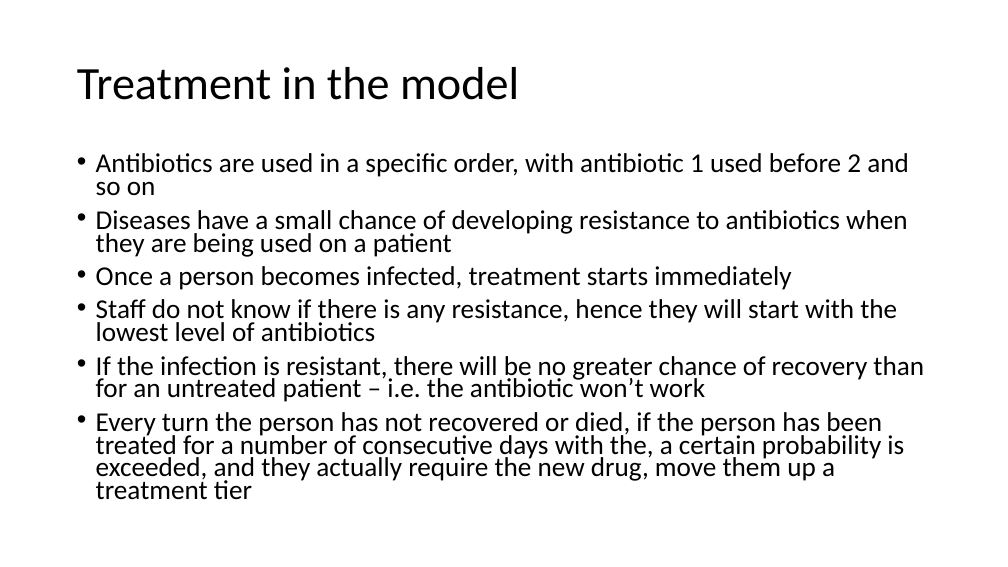
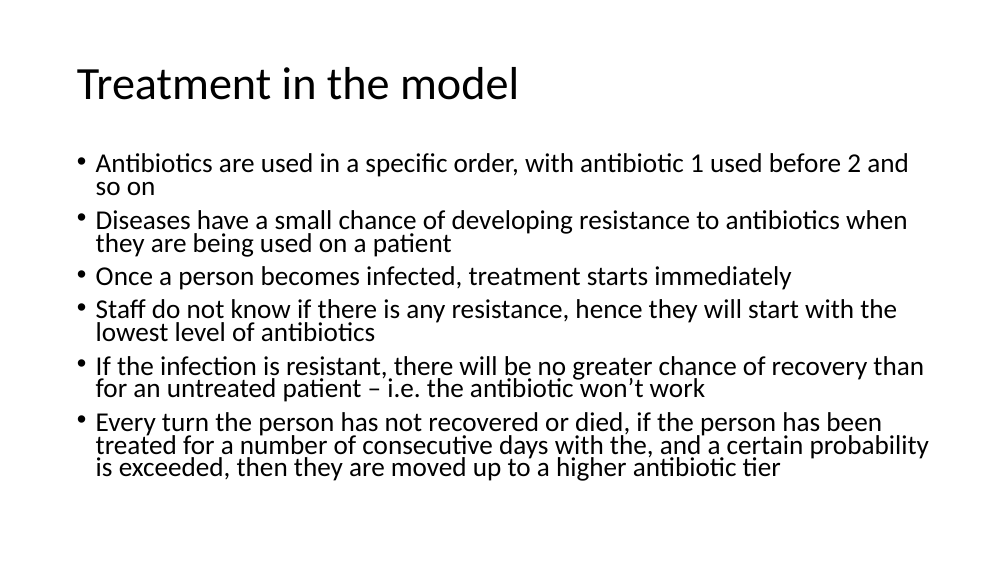
Before and after one commit to EdmundGoodman/Warwick_modelling, a slide deck: slide 12 of modelling_presentation/ComputerModellingPresentation.pptx (slide 13 before the commit). Drawn at 1008x567 pixels with LibreOffice and Linux fonts; fonts in the diff are those of the drawing. Boxes give left, top, right and bottom in pixels: in the first picture for what was removed or moved away, otherwise in the second. Text is boxed around its words. In the diff, an @@ line names an element or a change of style, - is before the commit and + after.

Commit message:
Updated modelling presentation so Axel has absolutely minimal work to do in his domain

```diff
--- a/modelling_presentation/ComputerModellingPresentation.pptx
+++ b/modelling_presentation/ComputerModellingPresentation.pptx
@@ text at (96, 412, 929, 481): text changed @@
-• Every turn the person has not recovered or died, if the person has been treated for a number of consecutive days with the, a certain probability is exceeded, and they actually require the new drug, move them up a treatment tier
+• Every turn the person has not recovered or died, if the person has been treated for a number of consecutive days with the, and a certain probability is exceeded, then they are moved up to a higher antibiotic tier
```
Also in this commit, not shown: 5 other slides changed, 8 slides added, 5 slides removed, 1 other file.
